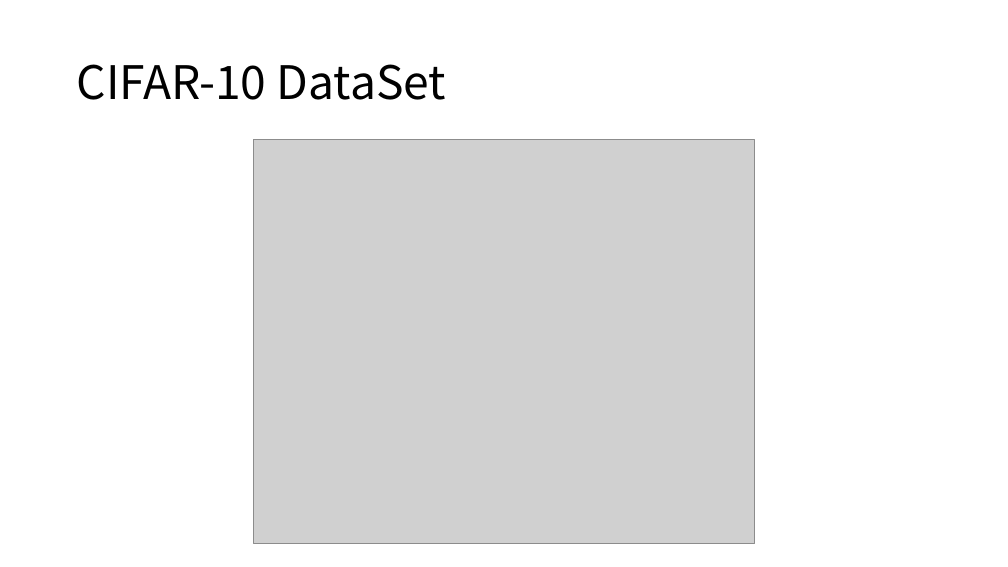
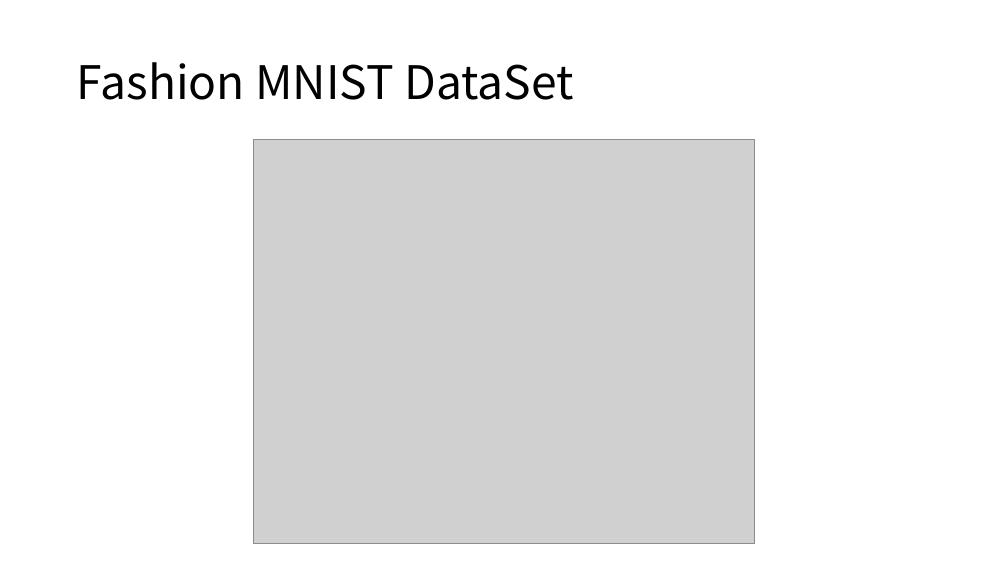
Before and after one commit to CSB-Songdo-International-Portfolio/2025-1_MLDL_course, a slide deck: slide 4 of AI 실전 2주차 - pytorch.pptx. Drawn at 1008x567 pixels with LibreOffice and Linux fonts; fonts in the diff are those of the drawing; grey boxes stand for pictures. Boxes give left, top, right and bottom in pixels: in the first picture for what was removed or moved away, otherwise in the second. Text is boxed around its words. In the diff, an @@ line names an element or a change of style, - is before the commit and + after.

```diff
--- a/AI 실전 2주차 - pytorch.pptx
+++ b/AI 실전 2주차 - pytorch.pptx
@@ title at (x1=77, y1=62, x2=574, y2=100): text changed @@
-CIFAR-10 DataSet
+Fashion MNIST DataSet
```
Also in this commit, not shown: 1 slide added, 1 other file.
